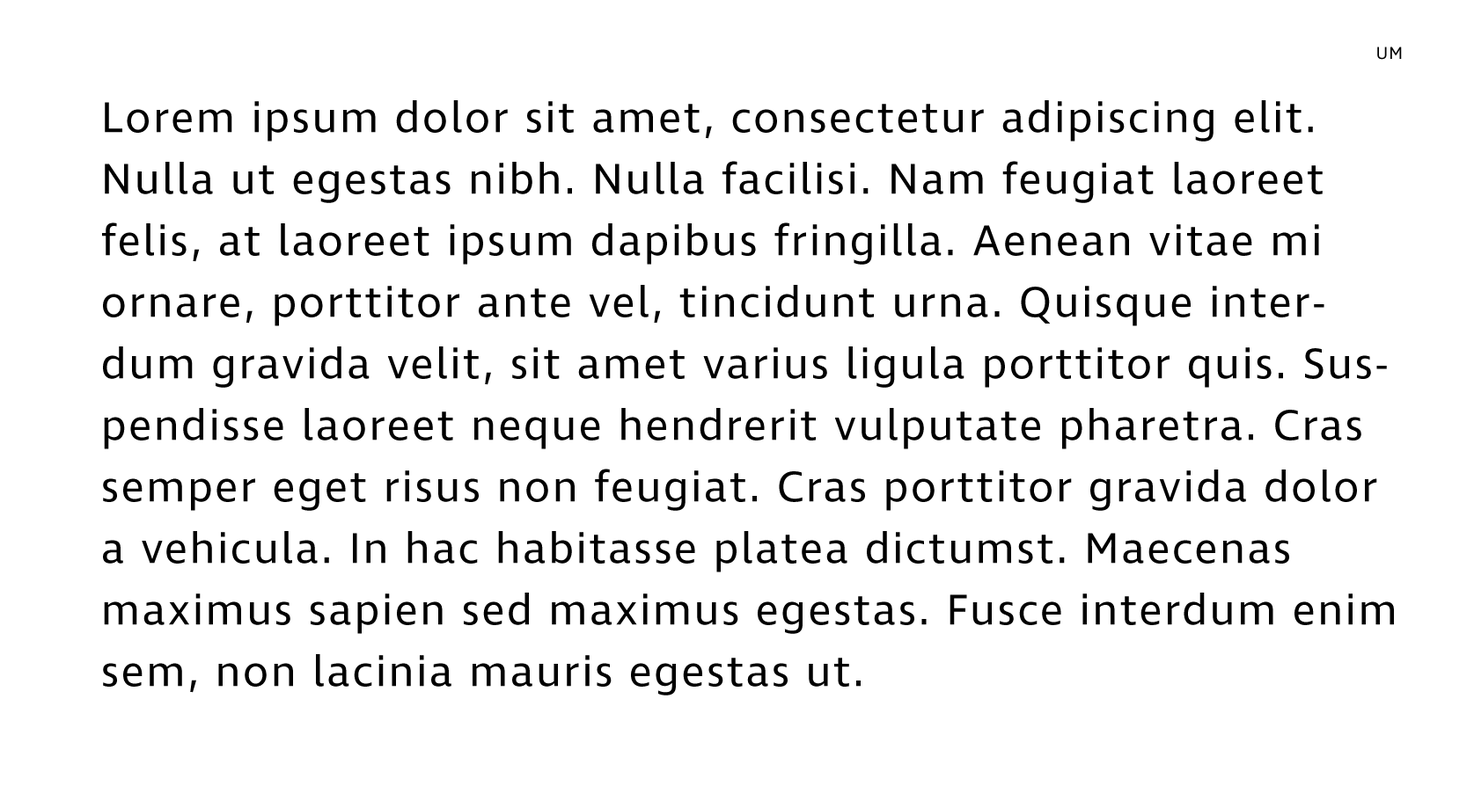
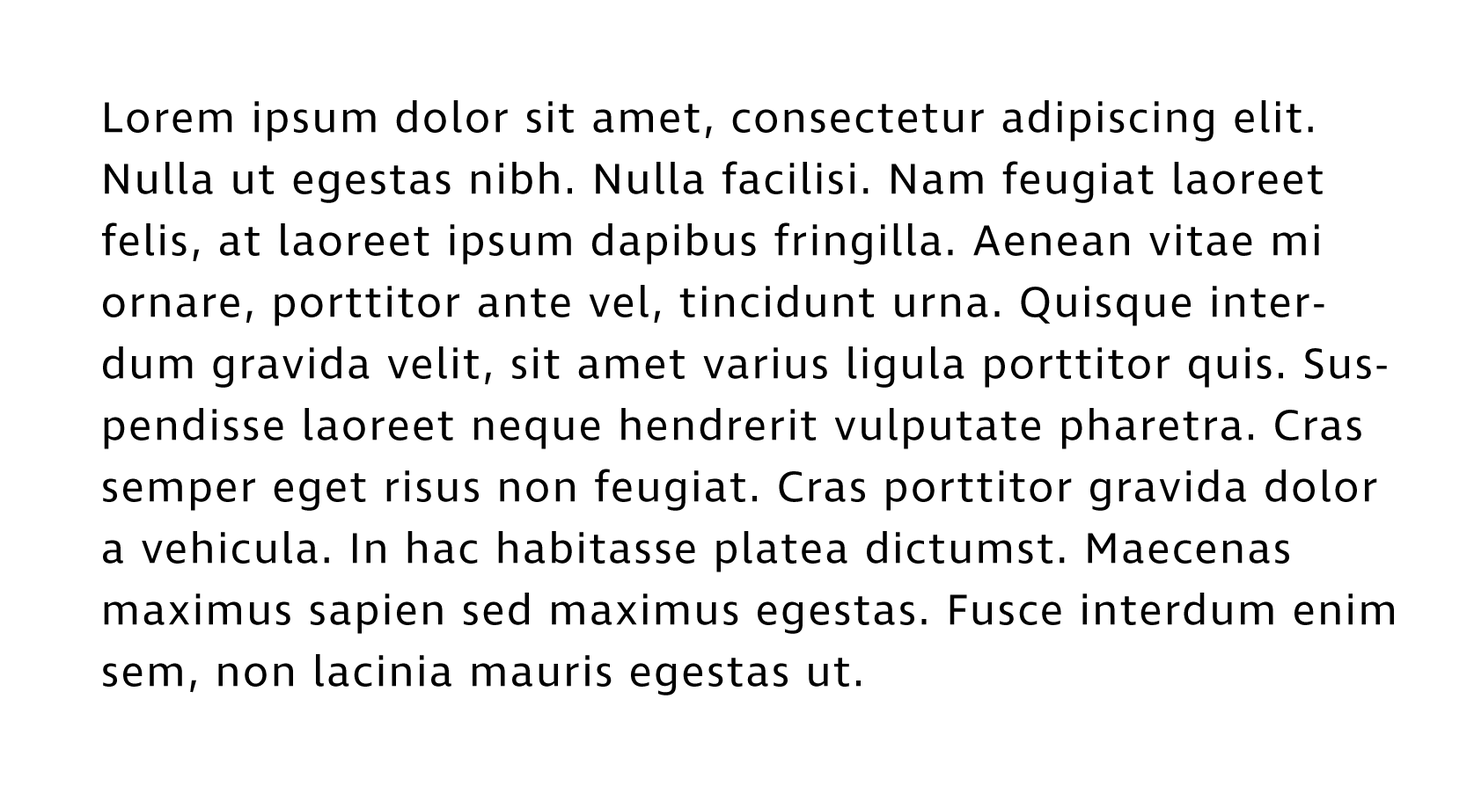
Comparing the layer stacks of the two 1474 × 808 images. Changes:
hid group "UM" (3rd of 4) (2 layers) over [1376, 46, 1402, 60]
